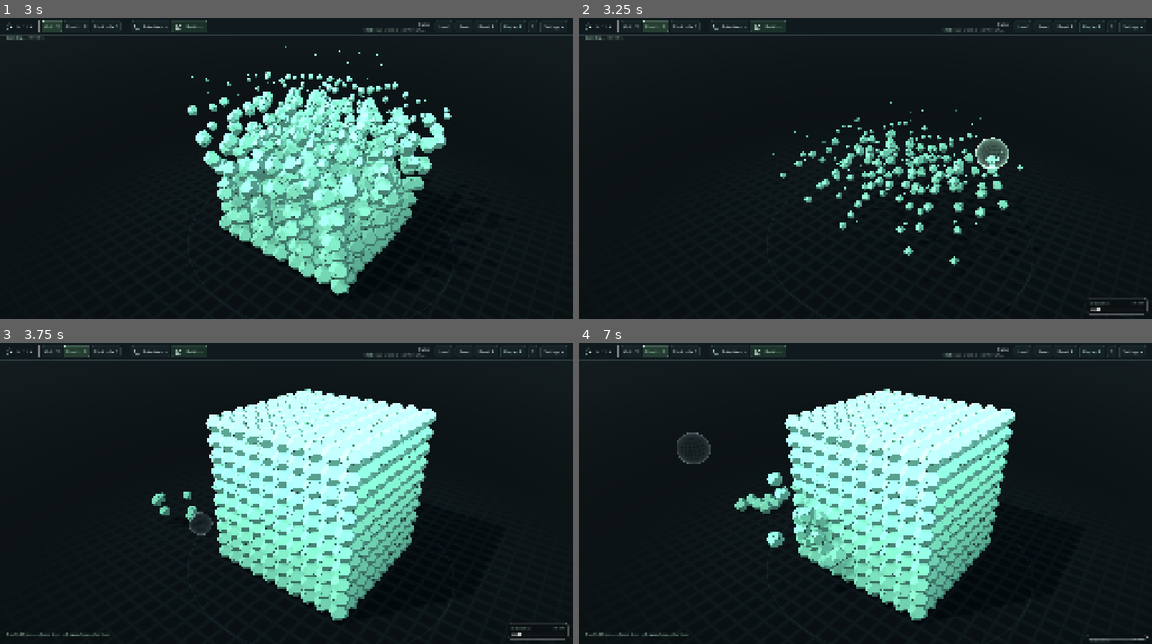
Above: before the commit, frames 1-4 (two rows, left to right).
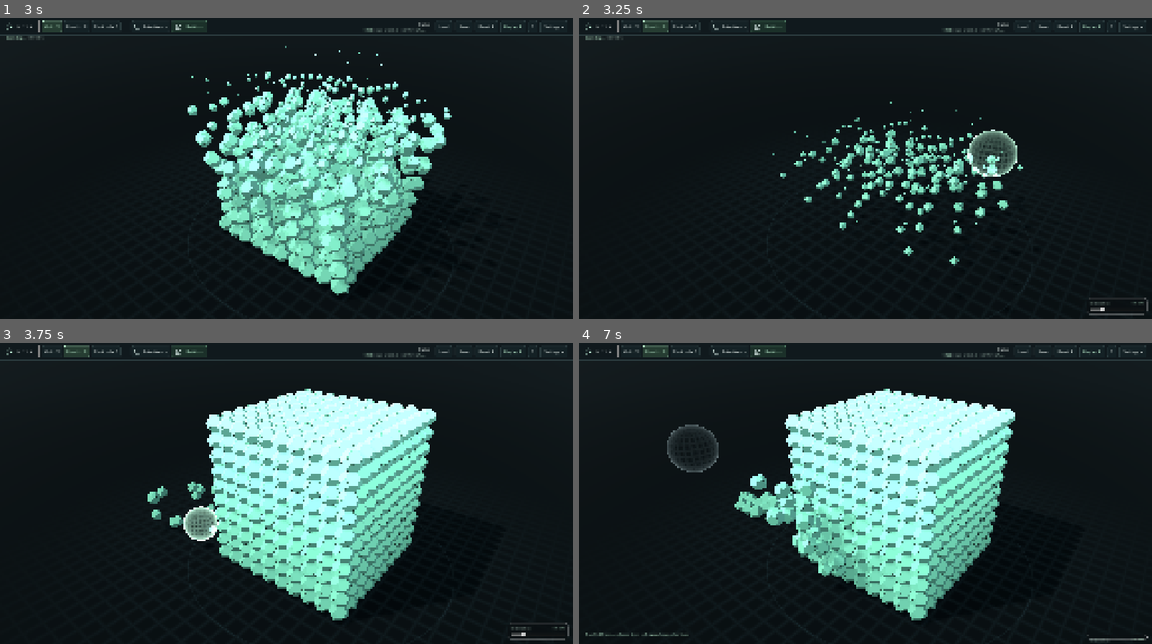
Above: after the commit, the same moments.

Repository: makevoid/godocta
Game: Godot game, scene res://scenes/main.tscn
Same seed, same stepped clock (60 frames per second), same inputs: the game is played once before the commit and once after it.
Inputs (mouse positions are in pixels of both pictures, inside the frame that each line leads up to):
- Up to frame 1 (3 s): click "Replay R" at 0.5 s; click "Replay R" at 1.25 s; click "Replay R" at 2 s; tap Enter at 2.75 s; move the mouse to (412, 153) at 2.77 s; hold Right from 2.78 s (still down); tap V at 2.85 s; click (412, 153) at 2.92 s
- Up to frame 2 (3.25 s): keep holding Right; tap Space at 3.02 s; tap B at 3.05 s
- Up to frame 3 (3.75 s): release Right at 3.5 s; drag from (171, 508) to (257, 553) at 3.52 s
- Up to frame 4 (7 s): move the mouse to (922, 427) at 4.27 s; hold Right 4.28-5 s; tap E at 4.35 s; tap V at 4.55 s; click "Orbit V" at 5 s; click "Brush in B" at 5.75 s; drag from (836, 553) to (693, 448) at 6.52 s

Frame 1 is identical in both runs. In frame 2, 0.9% of the frame differs, in the area x 67-92%, y 37-98%; in frame 3, 1.2%; in frame 4, 3.0%, in the area x 15-65%, y 4-83%.

Commit message:
hidpi + refactoring

Diff:
--- a/scripts/octa_studio.gd
+++ b/scripts/octa_studio.gd
@@ -66,8 +66,11 @@
 	camera.frame_structure(box)
 	environment.fit(box)
 
-## The window is 1900 × 1000 points: on a 2× (Retina/HiDPI) display that is 3800 × 2000
-## pixels, and the canvas_items stretch scales the UI (laid out at 1900 × 1000) to match.
+## Window sizes, screen sizes and usable rects are all in pixels, while the UI is laid
+## out in the 1900 × 1000 points of WINDOW_POINTS. `screen_get_scale()` reports the
+## pixels per point: 2 on a Retina/HiDPI screen, 1 on an ordinary one. The window asks
+## for 3800 × 2000 pixels on HiDPI and half that, 1900 × 1000, without it, so it covers
+## the same physical area either way and the canvas_items stretch scales the UI to match.
 ## It shrinks to fit smaller displays; an explicit --resolution (pixels) is left alone.
 const WINDOW_POINTS := Vector2(1900, 1000)
 const TITLE_BAR_POINTS := 32.0
@@ -80,6 +83,7 @@
 	var usable := DisplayServer.screen_get_usable_rect(screen)
 	if usable.size.x <= 0 or usable.size.y <= 0:
 		return
+	# Pixels per layout point: 2 on HiDPI, 1 elsewhere, which halves the pixel count.
 	var scale := maxf(DisplayServer.screen_get_scale(screen), 1.0)
 	var target := WINDOW_POINTS * scale
 	var room := Vector2(usable.size) - Vector2(0.0, TITLE_BAR_POINTS * scale)
@@ -96,6 +100,8 @@
 	tools.set_tool(tool)
 	hud.tools.show_tool(tool)
 	hud.options.show_tool(tool)
+	# Each tool comes back with the size it was last used at.
+	hud.options.show_radius(tools.radius)
 
 ## Add or withdraw the scoop. Withdrawing it while it is in use falls back to orbit.
 func set_scoop_enabled(enabled: bool) -> void:
--- a/scripts/tools/structure_tools.gd
+++ b/scripts/tools/structure_tools.gd
@@ -31,8 +31,14 @@
 const MAX_SWALLOWED := 2500 # Larger bites vanish without the flight.
 
 var tool: Tool = Tool.NAVIGATE
-## Brush radius in cell spans.
-var radius: float = 2.0
+## Starting radius per tool, in cell spans. Each tool then keeps the last size it was
+## given, so switching between them restores the size that suited each one.
+const DEFAULT_RADII: Dictionary = {
+	Tool.NAVIGATE: 3.0, Tool.BRUSH_IN: 3.0, Tool.BLACK_HOLE: 3.0, Tool.SCOOP: 2.0,
+}
+## Brush radius in cell spans, for the selected tool.
+var radius: float = float(DEFAULT_RADII[Tool.BRUSH_IN])
+var _radii: Dictionary = DEFAULT_RADII.duplicate()
 ## Palette index the brush paints, or -1 for auto: each new cell adopts its neighbors' color.
 var brush_color: int = -1
 ## Scoop tilt in degrees around the screen X and Y axes: -45, 0 or 45 each.
@@ -69,6 +75,7 @@
 
 func set_tool(value: Tool) -> void:
 	tool = value
+	radius = float(_radii[tool])
 	if tool == Tool.NAVIGATE:
 		_end_stroke()
 		gizmo.visible = false
@@ -76,6 +83,7 @@
 
 func set_radius(cells: float) -> void:
 	radius = clampf(cells, MIN_RADIUS, MAX_RADIUS)
+	_radii[tool] = radius
 
 ## Pick the painted color: a palette index, or -1 to keep adopting neighbors' colors.
 ## Indices outside the displayed palette, and any color on an uncolored build, fall to auto.
--- a/scripts/ui/tool_options.gd
+++ b/scripts/ui/tool_options.gd
@@ -47,7 +47,7 @@
 	_build_size()
 	_build_colors()
 	_build_tilt()
-	show_radius(2.0)
+	show_radius(float(StructureTools.DEFAULT_RADII[StructureTools.Tool.BRUSH_IN]))
 	show_tilt(Vector2i.ZERO)
 	show_color(-1)
 	show_tool(StructureTools.Tool.NAVIGATE)
--- a/tests/test_scene.gd
+++ b/tests/test_scene.gd
@@ -128,8 +128,14 @@
 	tools.commit()
 	check(studio.renderer.structure.cell_count() < eaten, "Scoop shaves cells")
 	var before := studio.renderer.structure.cell_count()
+	studio.hud.tools.tool_buttons[StructureTools.Tool.BRUSH_IN].pressed.emit()
+	check(is_equal_approx(tools.radius, 3.0), "The brush starts at three cells")
 	studio.set_brush_radius(1.5)
-	studio.hud.tools.tool_buttons[StructureTools.Tool.BRUSH_IN].pressed.emit()
+	studio.select_tool(StructureTools.Tool.BLACK_HOLE)
+	check(is_equal_approx(tools.radius, 3.0), "Each tool keeps its own size")
+	studio.select_tool(StructureTools.Tool.BRUSH_IN)
+	check(is_equal_approx(tools.radius, 1.5) and is_equal_approx(studio.hud.options._radius.value, 1.5),
+		"Switching back restores the last size, in the options too")
 	tools.apply(top + Vector3.DOWN * 2.0, Vector3.UP, Vector3.UP)
 	check(tools.editor.cell_count() > before, "Brush adds attracted cells")
 	# Pending edits commit by themselves once the stroke goes idle.
Not shown, changed: README.md
Not shown, changed: docs/architecture.md
